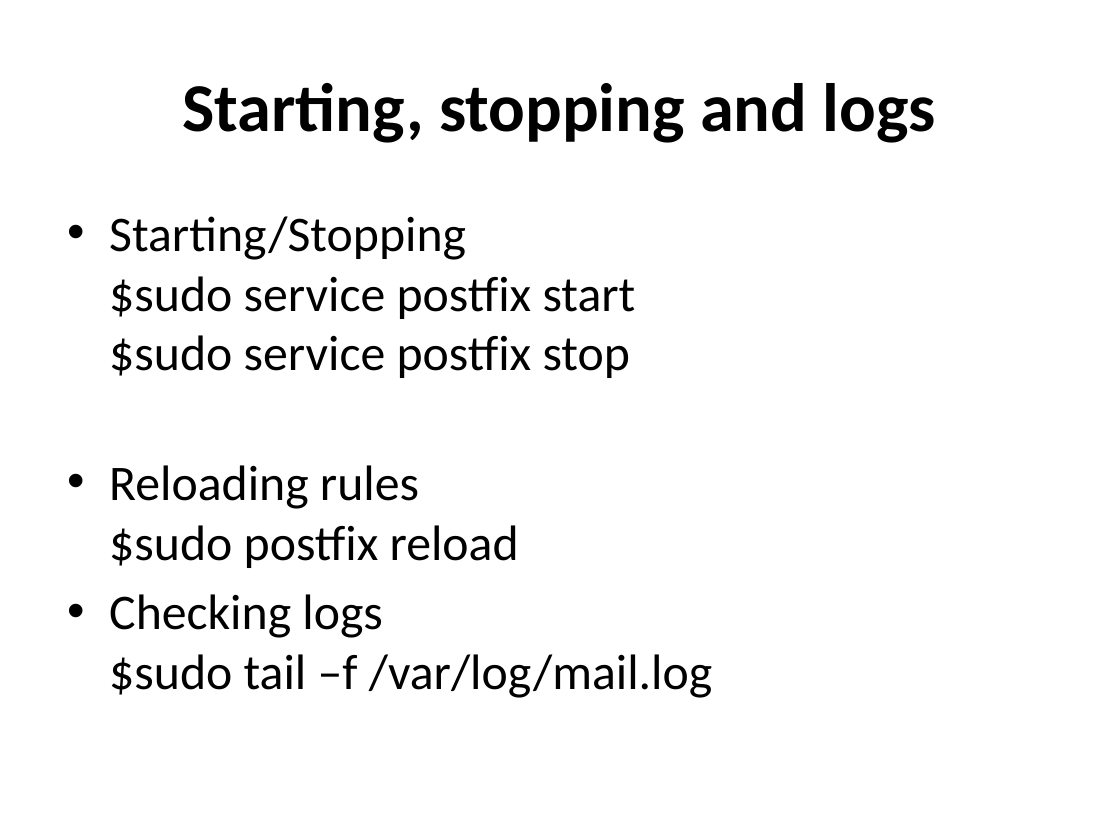
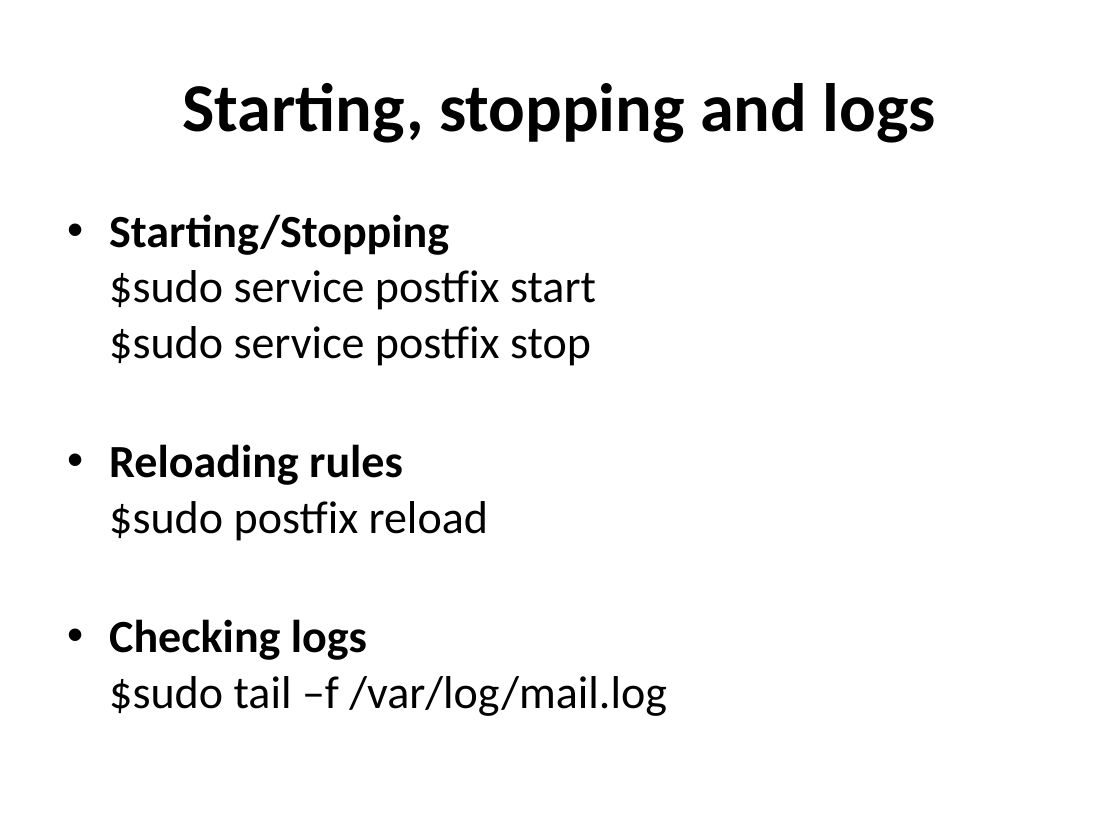
Before and after one commit to afnog/afnog.github.io, a slide deck: slide 18 of sse/postfix/postfix-mailgateway-debian.pptx (slide 29 before the commit). Drawn at 1120x840 pixels with LibreOffice and Linux fonts; fonts in the diff are those of the drawing. Boxes give left, top, right and bottom in pixels: in the first picture for what was removed or moved away, otherwise in the second. Text is boxed around its words. In the diff, an @@ line names an element or a change of style, - is before the commit and + after.

```diff
--- a/sse/postfix/postfix-mailgateway-debian.pptx
+++ b/sse/postfix/postfix-mailgateway-debian.pptx
@@ text "Starting/Stopping $sudo service postfix start ..." at (109,214,667,716): size 32 to 29.6 pt; bold on in "Starting/Stopping", "Reloading rules", "Checking logs" @@
```
Also in this commit, not shown: 10 other slides changed, 8 slides added, 3 slides removed, 30 other files.
